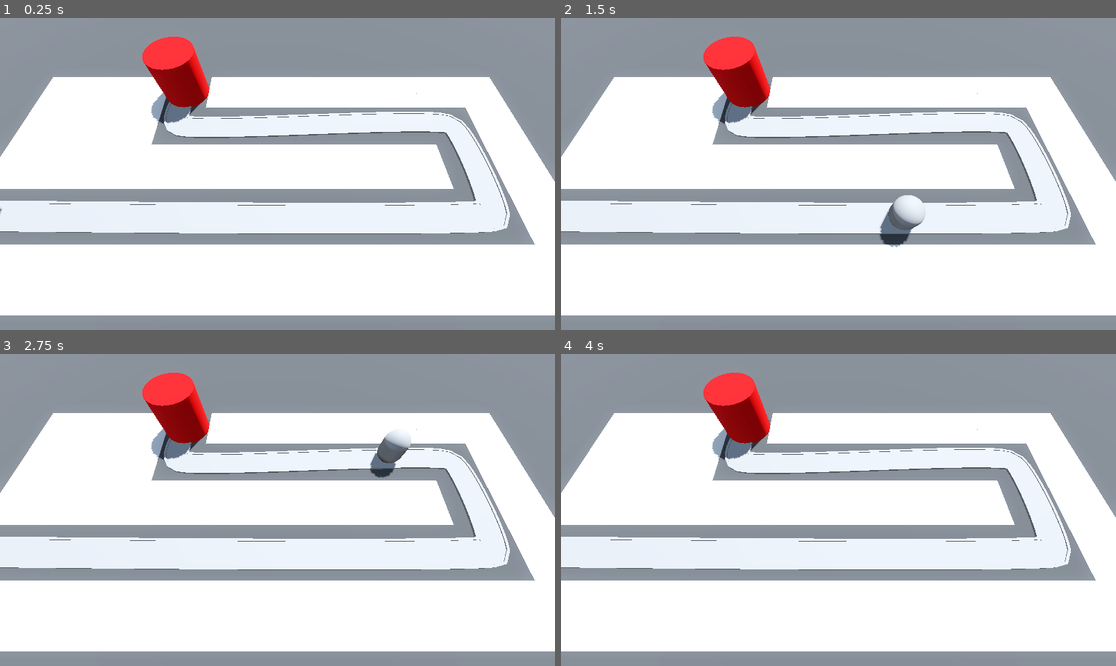
Above: before the commit, frames 1-4 (two rows, left to right).
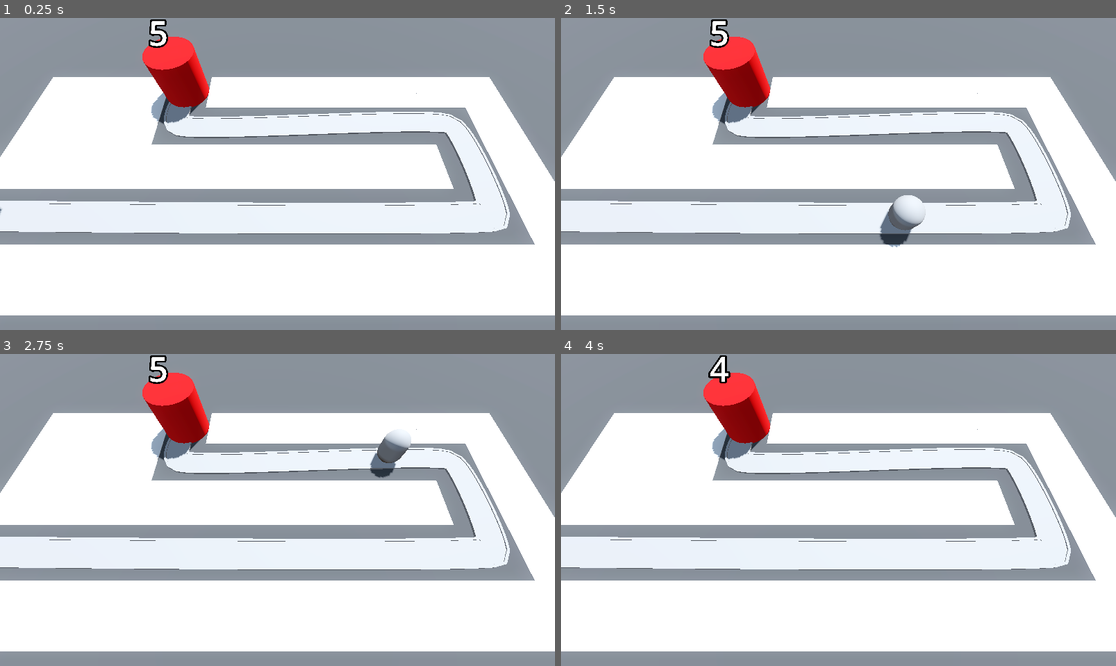
Above: after the commit, the same moments.

Repository: beltranbot/barbarian-blaster
Game: Godot game, scene res://BaseLevel.tscn
Same seed, same stepped clock (60 frames per second), same inputs: the game is played once before the commit and once after it.
Inputs:
- Up to frame 1 (0.25 s): no input
- Up to frame 2 (1.5 s): no input
- Up to frame 3 (2.75 s): no input
- Up to frame 4 (4 s): no input

The runs differ from the first frame. In frame 1, 0.2% of the frame differs, in the area x 26-31%, y 0-10%; in frame 2, 0.2%; in frame 3, 0.2%; in frame 4, 0.2%.

Commit message:
3.9 introducing properties

Diff:
--- a/Base/base.gd
+++ b/Base/base.gd
@@ -1,4 +1,13 @@
 extends Node3D
 
+@export var max_health: int = 5
+
+@onready var label_3d: Label3D = $Label3D
+
+func _ready() -> void:
+	label_3d.text = str(max_health)
+
 func take_damage() -> void:
+	max_health -= 1
+	label_3d.text = str(max_health)
 	print("damage dealt to base!")
--- a/Base/base.tscn
+++ b/Base/base.tscn
@@ -6,7 +6,6 @@
 albedo_color = Color(0.886275, 0, 0.0196078, 1)
 
 [node name="Base" type="Node3D" groups=["base"]]
-transform = Transform3D(1, 0, 0, 0, 1, 0, 0, 0, 1, -10, 0, -6)
 script = ExtResource("1_1fkth")
 
 [node name="CSGCylinder3D" type="CSGCylinder3D" parent="."]
@@ -15,3 +14,10 @@
 height = 4.0
 sides = 32
 material = SubResource("StandardMaterial3D_4bwdg")
+
+[node name="Label3D" type="Label3D" parent="."]
+transform = Transform3D(1, 0, 0, 0, 1, 0, 0, 0, 1, 0, 5.5, 0)
+billboard = 1
+text = "5"
+font_size = 500
+outline_size = 100
--- a/BaseLevel.tscn
+++ b/BaseLevel.tscn
@@ -98,3 +98,4 @@
 transform = Transform3D(-4.37109e-08, 0, -0.999988, 0, 1, 0, 0.999988, 0, -4.37109e-08, -27, 0, 6)
 
 [node name="Base" parent="." instance=ExtResource("3_w1b3w")]
+transform = Transform3D(1, 0, 0, 0, 1, 0, 0, 0, 1, -10, 0, -6)
--- a/Enemy/enemy.gd
+++ b/Enemy/enemy.gd
@@ -9,3 +9,4 @@
 	progress += speed * delta
 	if progress_ratio == 1.0:
 		base.take_damage()
+		set_process(false)
